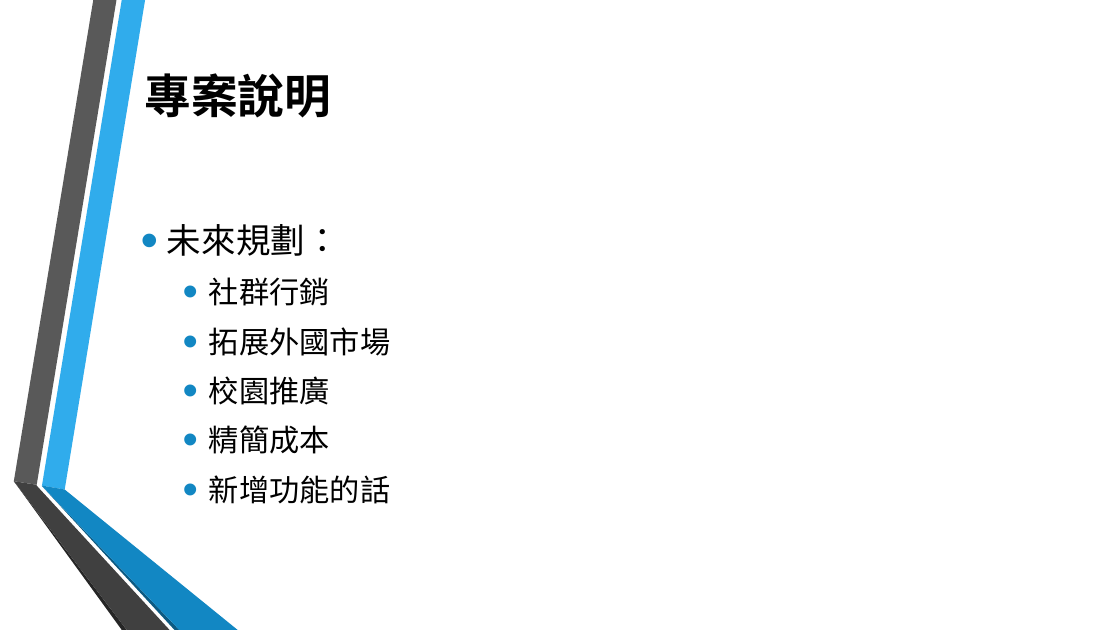
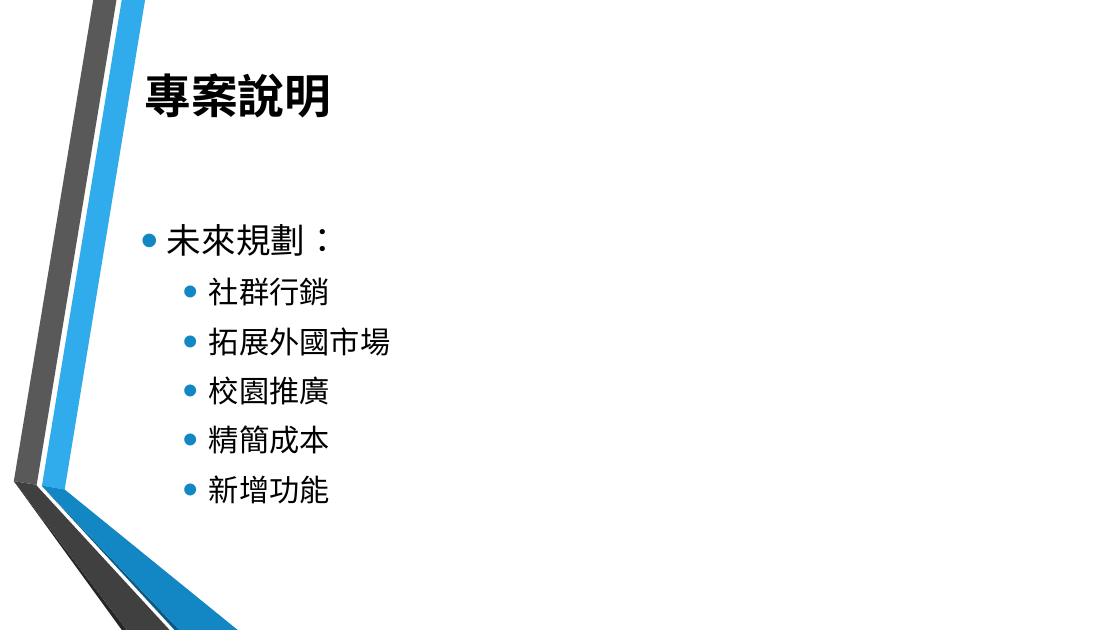
Before and after one commit to yaoandy107/vue-forum, a slide deck: slide 11 of report/DevZone.pptx. Drawn at 1120x630 pixels with LibreOffice and Linux fonts; fonts in the diff are those of the drawing. Boxes give left, top, right and bottom in pixels: in the first picture for what was removed or moved away, otherwise in the second. Text is boxed around its words. In the diff, an @@ line names an element or a change of style, - is before the commit and + after.

Commit message:
修改錯字

```diff
--- a/report/DevZone.pptx
+++ b/report/DevZone.pptx
@@ text at [209,475,330,504]: text changed @@
-  • 新增功能的話
+  • 新增功能
```
